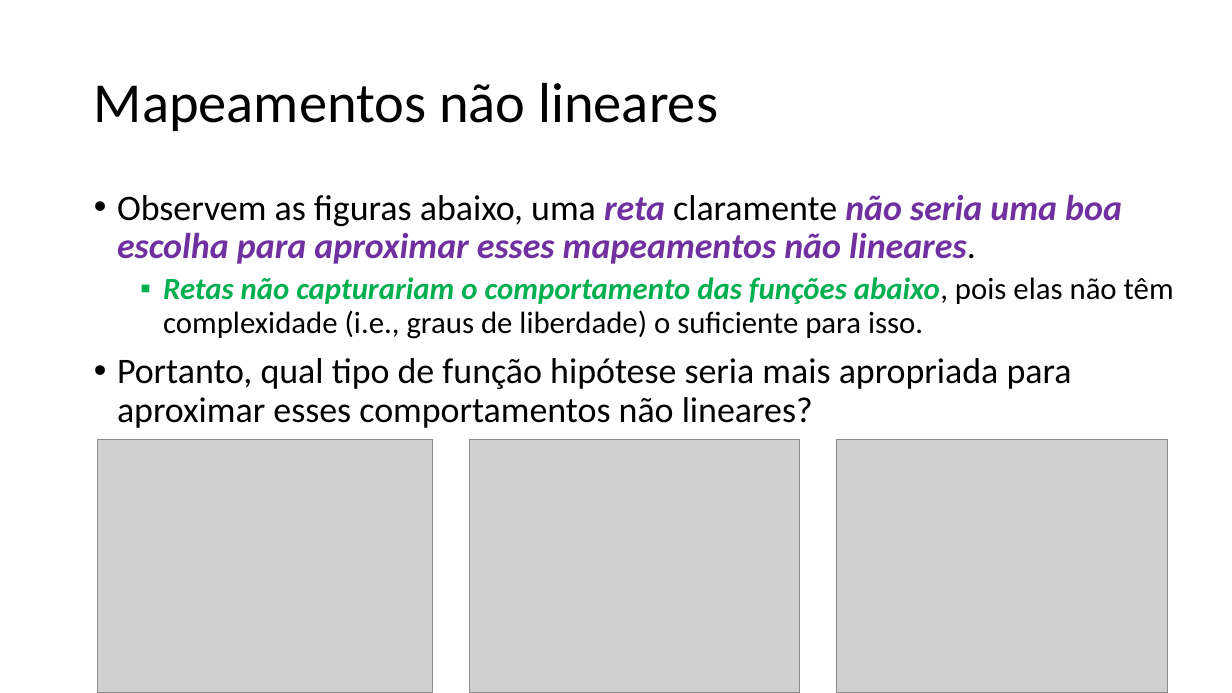
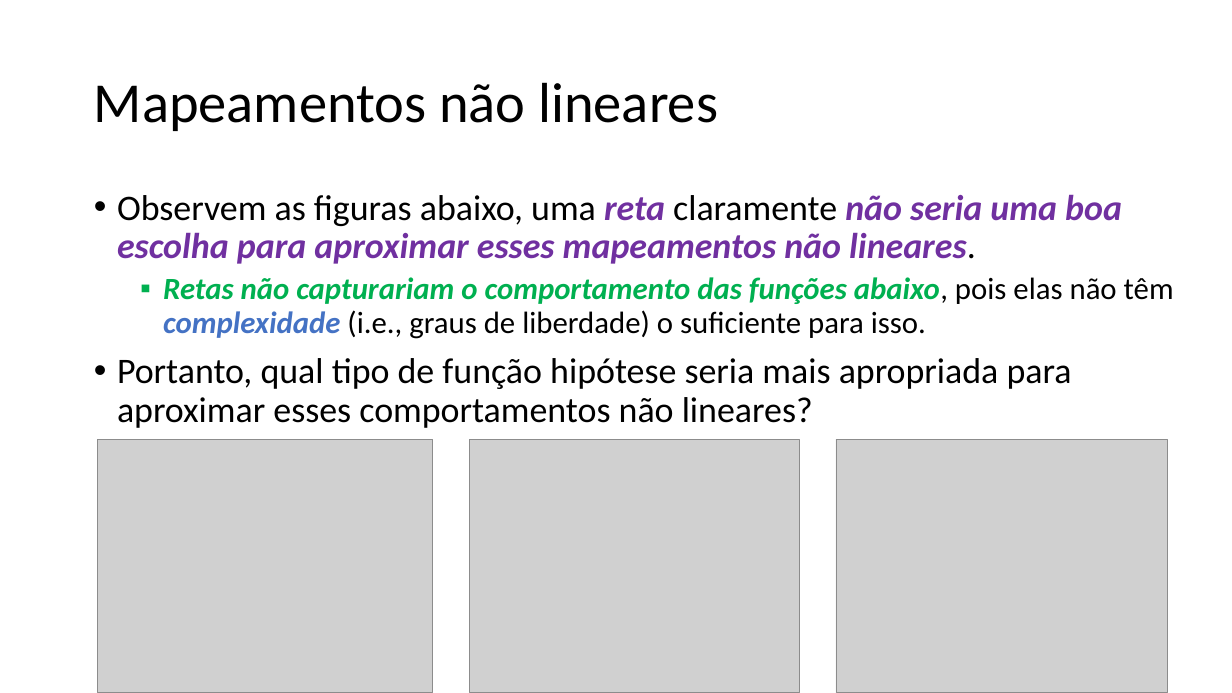
Before and after one commit to zz4fap/t319_aprendizado_de_maquina, a slide deck: slide 17 of slides/T319_Regressão_Linear (Parte IV).pptx (slide 16 before the commit). Drawn at 1232x693 pixels with LibreOffice and Linux fonts; fonts in the diff are those of the drawing; grey boxes stand for pictures. Boxes give left, top, right and bottom in pixels: in the first picture for what was removed or moved away, otherwise in the second. Text is boxed around its words. In the diff, an @@ line names an element or a change of style, - is before the commit and + after.

```diff
--- a/slides/T319_Regressão_Linear (Parte IV).pptx
+++ b/slides/T319_Regressão_Linear (Parte IV).pptx
@@ text at (x1=163, y1=277, x2=1174, y2=339): text colour #000000 to #4472C4, bold on, italic on in "complexidade" @@
```
Also in this commit, not shown: 6 other slides changed, 3 slides added, 1 slide removed, 2 other files.
